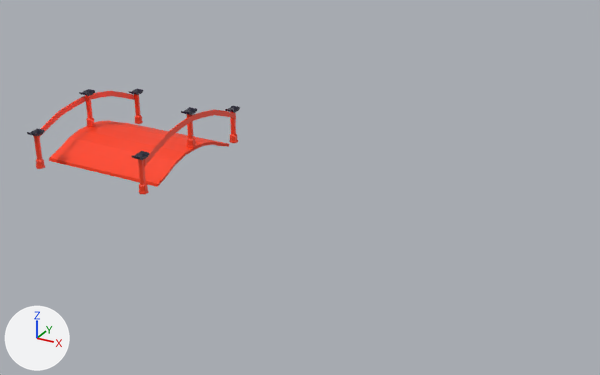
The FBX model Prototype/Assets/3D Models/Bridge.fbx, before and after one commit.
The view is the same before and after, from a camera (50 mm lens) standing at (48.4, -92.3, 29.2) and looking at (17.2, -35.7, 0.9). Lighting does not change. The marker at lower left points along +X, +Y and +Z. Where no turn or scale is listed for an object, it has been applied to the vertices.
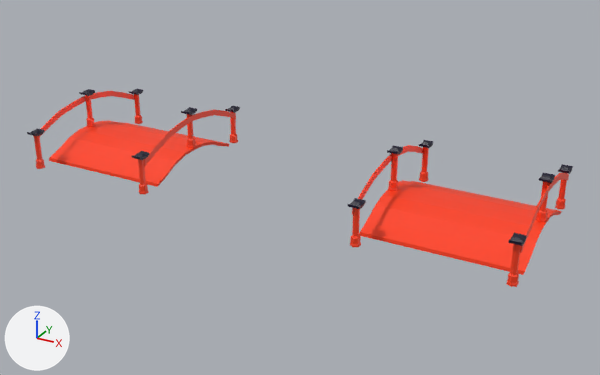
The newer file is also turned or shifted as a whole; pictures and numbers use the older file's frame.

Location of each change, [x1, y1, x2, y2] in pixels of the pictures (600 x 375 px):
'Cylinder.001', reshaped (156% wider, 88% taller)
    before: [27, 89, 240, 194]
    after: [27, 89, 573, 287]
part 1 of me_cylinder_009, added (red)
    after: [359, 180, 562, 275]
part 2 of me_cylinder_009, added
    after: [550, 173, 569, 189]
part 3 of me_cylinder_009, added
    after: [539, 173, 555, 183]
part 4 of me_cylinder_009, added
    after: [536, 182, 549, 222]
part 5 of me_cylinder_009, added
    after: [558, 164, 573, 174]
part 6 of me_cylinder_009, added
    after: [555, 172, 568, 209]
part 7 of me_cylinder_009, added
    after: [509, 233, 527, 246]
part 8 of me_cylinder_009, added
    after: [506, 244, 520, 287]
part 9 of me_cylinder_009, added
    after: [520, 183, 551, 253]
part 10 of me_cylinder_009, added
    after: [352, 153, 392, 214]
part 11 of me_cylinder_009, added
    after: [387, 145, 403, 155]
part 12 of me_cylinder_009, added
    after: [388, 153, 398, 191]
part 13 of me_cylinder_009, added
    after: [348, 198, 366, 209]
part 14 of me_cylinder_009, added
    after: [350, 208, 361, 247]
part 15 of me_cylinder_009, added
    after: [419, 140, 433, 148]
part 16 of me_cylinder_009, added
    after: [419, 147, 429, 182]
part 17 of me_cylinder_009, added
    after: [398, 145, 423, 156]

Patch to the scene script:
```diff
--- a/Prototype/Assets/3D Models/Bridge.fbx.py
+++ b/Prototype/Assets/3D Models/Bridge.fbx.py
@@ me_cylinder_009 @@
 me_cylinder_009.from_pydata(...)  # 488 vertices, 442 faces; spans x -6.3..6.3, y -7.6..7.5, z -0.2..5.1
+# me_cylinder_009 part 1: the loose piece of 36 vertices spanning x -6.3..6.3, y -5.5..5.6, z -0.2..1.6 is copied, and the copy is moved by (31.5, 0.0, 0.0); it spans x 25.2..37.8, y -5.5..5.6, z -0.2..1.6
+# me_cylinder_009 part 2: the loose piece of 20 vertices spanning x 6.1..6.2, y 0.0..7.0, z 2.2..4.6 is copied, and the copy is moved by (31.5, 0.0, 0.0); it spans x 37.6..37.8, y 0.0..7.0, z 2.2..4.6
+# me_cylinder_009 part 3: the loose piece of 26 vertices spanning x 5.5..6.3, y -0.6..0.6, z 4.7..5.1 is copied, and the copy is moved by (31.5, 0.0, 0.0); it spans x 37.0..37.9, y -0.6..0.6, z 4.7..5.1
+# me_cylinder_009 part 4: the loose piece of 36 vertices spanning x 5.5..6.3, y -0.4..0.4, z 1.6..4.7 is copied, and the copy is moved by (31.5, 0.0, 0.0); it spans x 37.1..37.8, y -0.4..0.4, z 1.6..4.7
+# me_cylinder_009 part 5: the loose piece of 26 vertices spanning x 5.5..6.3, y 6.3..7.5, z 2.9..3.3 is copied, and the copy is moved by (31.5, 0.0, 0.0); it spans x 37.0..37.9, y 6.3..7.5, z 2.9..3.3
+# me_cylinder_009 part 6: the loose piece of 36 vertices spanning x 5.5..6.3, y 6.5..7.4, z -0.2..2.9 is copied, and the copy is moved by (31.5, 0.0, 0.0); it spans x 37.1..37.8, y 6.5..7.4, z -0.2..2.9
+# me_cylinder_009 part 7: the loose piece of 26 vertices spanning x 5.5..6.3, y -7.6..-6.4, z 2.9..3.3 is copied, and the copy is moved by (31.5, 0.0, 0.0); it spans x 37.0..37.9, y -7.6..-6.4, z 2.9..3.3
+# me_cylinder_009 part 8: the loose piece of 36 vertices spanning x 5.5..6.3, y -7.4..-6.6, z -0.2..2.9 is copied, and the copy is moved by (31.5, 0.0, 0.0); it spans x 37.1..37.8, y -7.4..-6.6, z -0.2..2.9
+# me_cylinder_009 part 9: the loose piece of 20 vertices spanning x 6.1..6.2, y -7.0..0.0, z 2.2..4.6 is copied, and the copy is moved by (31.5, 0.0, 0.0); it spans x 37.6..37.8, y -7.0..0.0, z 2.2..4.6
+# me_cylinder_009 part 10: the loose piece of 20 vertices spanning x 6.1..6.2, y -7.0..0.0, z 2.2..4.6 is copied, and the copy is moved by (19.2, -0.1, 0.0); it spans x 25.3..25.4, y -7.0..-0.1, z 2.2..4.6
+# me_cylinder_009 part 11: the loose piece of 26 vertices spanning x -6.3..-5.4, y -0.7..0.5, z 4.7..5.1 is copied, and the copy is moved by (31.5, 0.0, 0.0); it spans x 25.2..26.1, y -0.7..0.5, z 4.7..5.1
+# me_cylinder_009 part 12: the loose piece of 36 vertices spanning x -6.2..-5.5, y -0.5..0.3, z 1.6..4.7 is copied, and the copy is moved by (31.5, 0.0, 0.0); it spans x 25.3..26.0, y -0.5..0.3, z 1.6..4.7
+# me_cylinder_009 part 13: the loose piece of 26 vertices spanning x -6.3..-5.4, y -7.6..-6.4, z 2.9..3.3 is copied, and the copy is moved by (31.5, 0.0, 0.0); it spans x 25.2..26.1, y -7.6..-6.4, z 2.9..3.3
+# me_cylinder_009 part 14: the loose piece of 36 vertices spanning x -6.2..-5.5, y -7.4..-6.6, z -0.2..2.9 is copied, and the copy is moved by (31.5, 0.0, 0.0); it spans x 25.3..26.0, y -7.4..-6.6, z -0.2..2.9
+# me_cylinder_009 part 15: the loose piece of 26 vertices spanning x -6.3..-5.4, y 6.3..7.5, z 2.9..3.3 is copied, and the copy is moved by (31.5, 0.0, 0.0); it spans x 25.2..26.1, y 6.3..7.5, z 2.9..3.3
+# me_cylinder_009 part 16: the loose piece of 36 vertices spanning x -6.2..-5.5, y 6.5..7.3, z -0.2..2.9 is copied, and the copy is moved by (31.5, 0.0, 0.0); it spans x 25.3..26.0, y 6.5..7.3, z -0.2..2.9
+# me_cylinder_009 part 17: the loose piece of 20 vertices spanning x 6.1..6.2, y 0.0..7.0, z 2.2..4.6 is copied, and the copy is moved by (19.2, -0.1, 0.0); it spans x 25.3..25.4, y -0.1..6.9, z 2.2..4.6
 me_cylinder_009.materials.append(mat_red)
```
